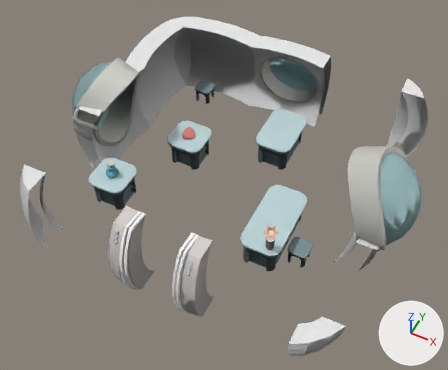
The glTF model www/models/lba2/iso_scenes/115.glb as it was, and as the next commit left it.
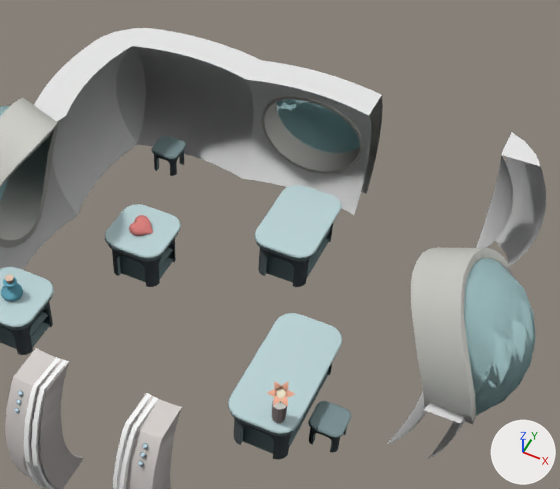
Old and new are each drawn whole from a 50 mm lens placed at (46.81, -50.72, 24.86), pointed at (38.07, -33.24, 3.01) and again close up on the part from 23% to 97% of the width and 0% to 78% of the height. Lighting does not change. The marker at lower right points along +X, +Y and +Z. Where no turn or scale is listed for an object, it has been applied to the vertices. Vertices at the same position are counted once.

Before the edit, the objects in view are built like this:
```python
me_mesh_0 = bpy.data.meshes.new('Mesh_0')
me_mesh_0.from_pydata(...)  # 6629 vertices, 12675 faces; spans x 30.1..45.9, y -39.9..-24.2, z 1.5..6.8
me_mesh_0.materials.append(mat_material_0)
me_mesh_2 = bpy.data.meshes.new('Mesh_2')
me_mesh_2.from_pydata(...)  # 72 vertices, 112 faces; spans x 44.7..46.75, y -33.78..-30.22, z 2.37..6.61
me_mesh_2.materials.append(mat_material_2)
me_mesh_4 = bpy.data.meshes.new('Mesh_4')
me_mesh_4.from_pydata(...)  # 98 vertices, 80 faces; spans x 30.6..45.7, y -39.7..-24.6, z 3.4..5.5
me_mesh_4.materials.append(mat_material_4)  # its picture is missing
ob_colored = bpy.data.objects.new('colored', me_mesh_0)
ob_colored.location = (0.0, 0.0, 0.0)
ob_textured_e409904b42712040 = bpy.data.objects.new('textured_e409904b42712040', me_mesh_4)
ob_textured_e409904b42712040.location = (0.0, 0.0, 0.0)
ob_transparent_1 = bpy.data.objects.new('transparent_1', me_mesh_2)
ob_transparent_1.location = (0.0, 0.0, 0.0)
# also in view: 'transparent_5' at (38.01, -24.07, 3.57); 'transparent_4' at (38.01, -24.07, 3.57); 'textured_51c720184e9b89eb' at (37.91, -31.88, 3.5); 'transparent_0' at (45.73, -32.0, 4.49)
```
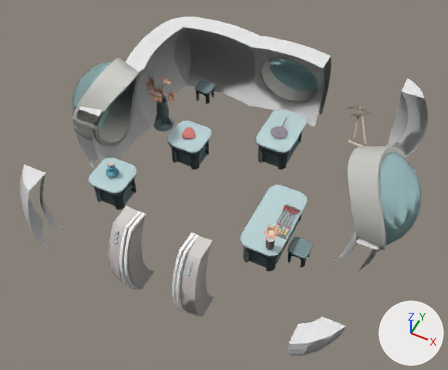
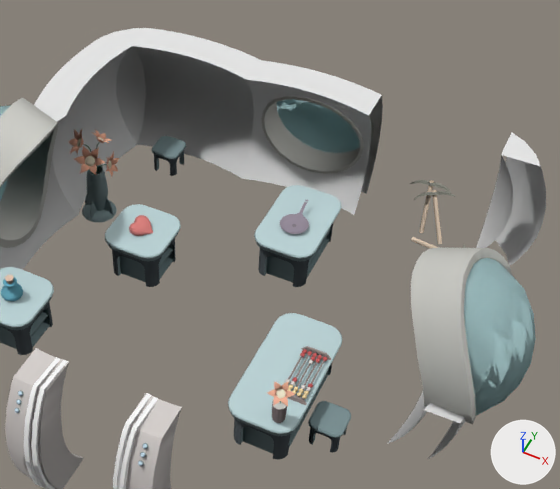
Edits to the scene script, one JSON object a line:
```json
{"block": "me_mesh_0", "where": "# used by ob_colored; location = (0.0, 0.0, 0.0)"}
{"op": "remove", "block": "me_mesh_0", "code": "me_mesh_0.from_pydata(...)  # 6629 vertices, 12675 faces; spans x 30.1..45.9, y -39.9..-24.2, z 1.5..6.8"}
{"op": "add", "block": "me_mesh_0", "code": "me_mesh_0.from_pydata(...)  # 11221 vertices, 21565 faces; spans x 30.1..45.9, y -39.9..-24.2, z 1.5..6.8"}
{"block": "me_mesh_0", "change": "me_mesh_0 part 1: 2494 vertices added at x 31.6..33.2, y -30.3..-28.7, z 1.5..4.7"}
{"block": "me_mesh_0", "change": "me_mesh_0 part 2: 384 vertices added at x 41.4..43.8, y -27.1..-25.0, z 1.5..3.1"}
{"block": "me_mesh_0", "change": "me_mesh_0 part 3: 230 vertices added at x 38.6..39.4, y -29.3..-27.9, z 3.0..3.3"}
{"block": "me_mesh_0", "change": "me_mesh_0 part 4: 184 vertices added at x 41.1..41.9, y -34.9..-33.1, z 3.0..3.2"}
```

Location of each change, (x1, y1, x2, y2) in pixels of the close-ups (560 x 489 px):
```json
{"part": 1, "of": "me_mesh_0", "change": "added", "after": [69, 129, 119, 222]}
{"part": 2, "of": "me_mesh_0", "change": "added", "after": [410, 180, 465, 248]}
{"part": 3, "of": "me_mesh_0", "change": "added", "after": [280, 200, 309, 234]}
{"part": 4, "of": "me_mesh_0", "change": "added", "after": [288, 346, 331, 405]}
```
